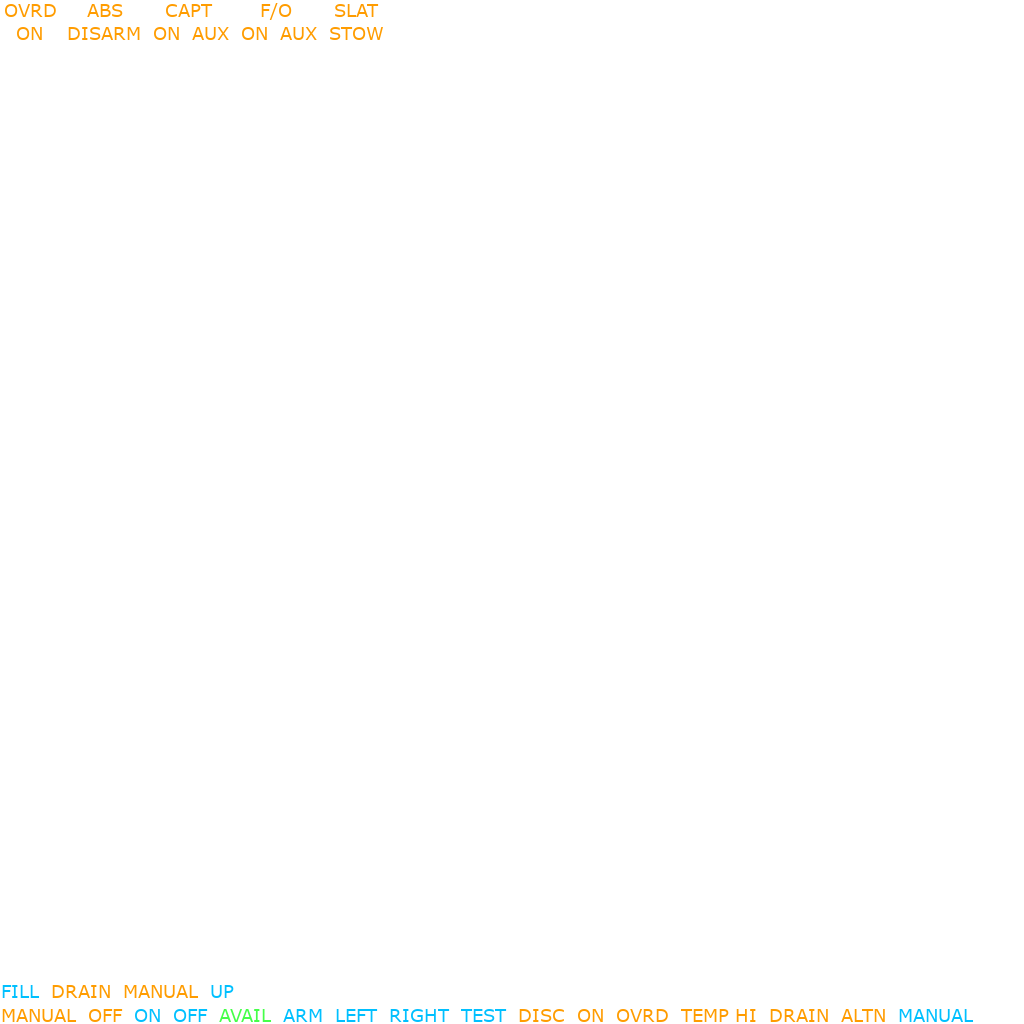
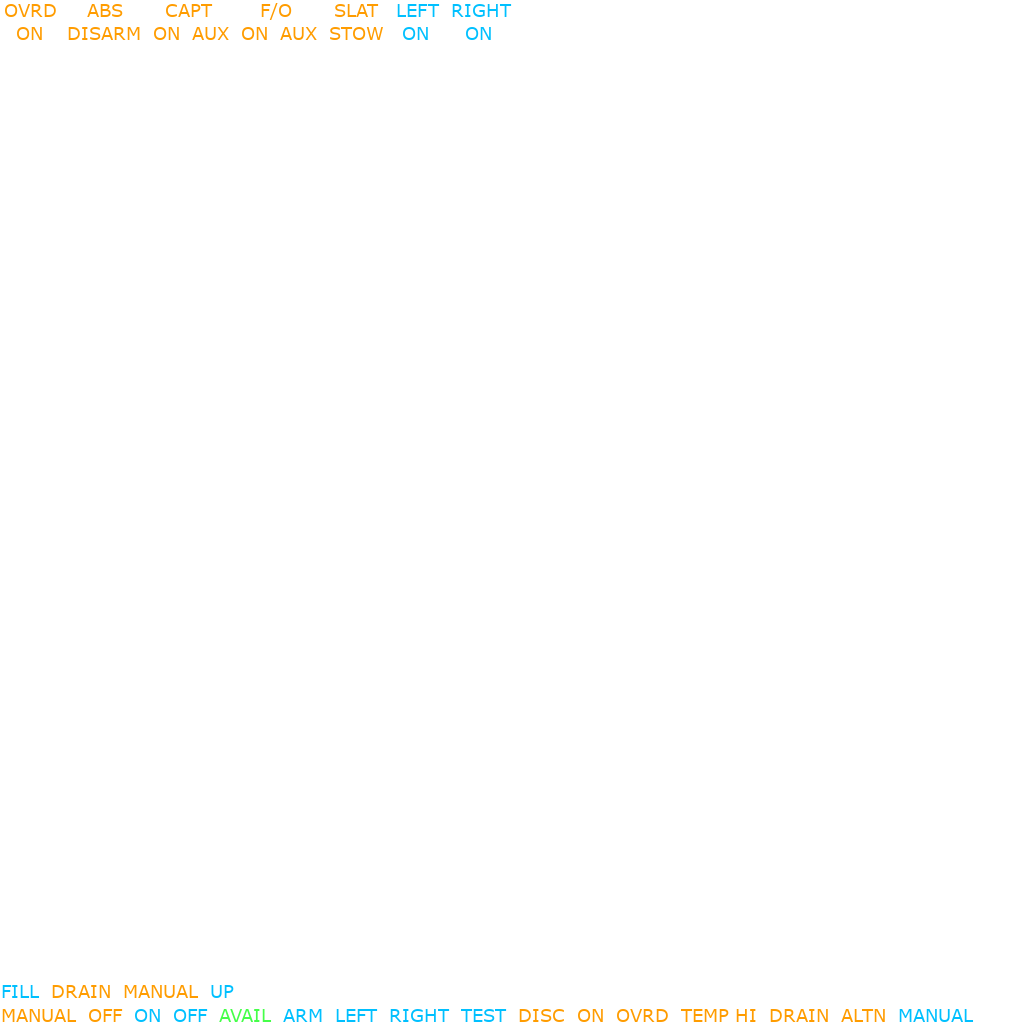
Two versions of the same layered image (w=1024, h=1024). Layer-by-layer changes:
painted on "OVRD ABS CAPT ..." over [397, 4, 512, 40]
